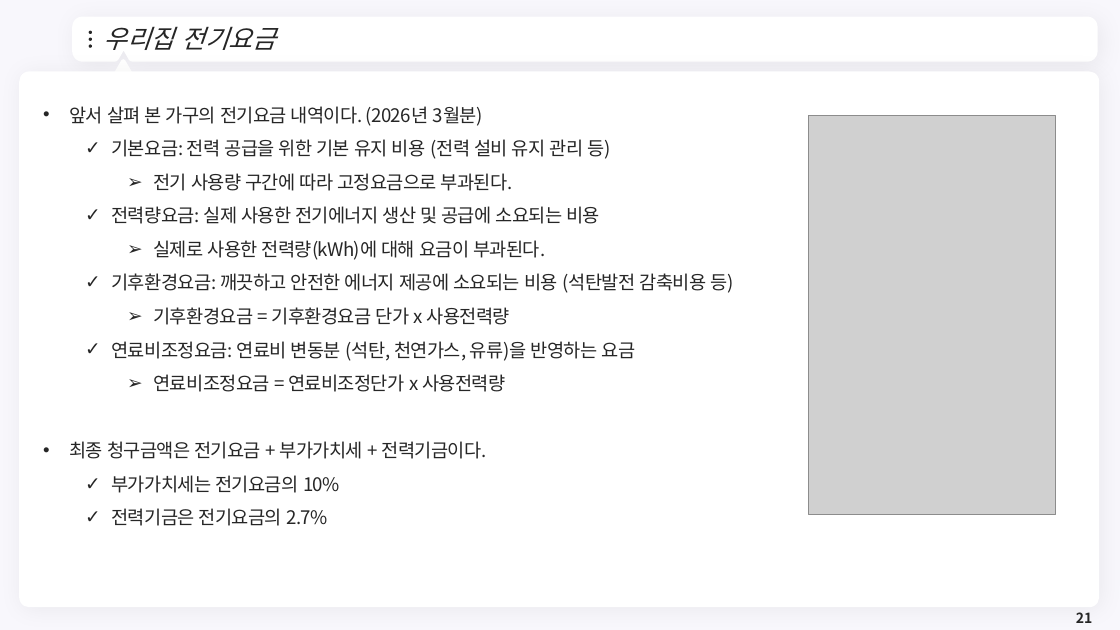
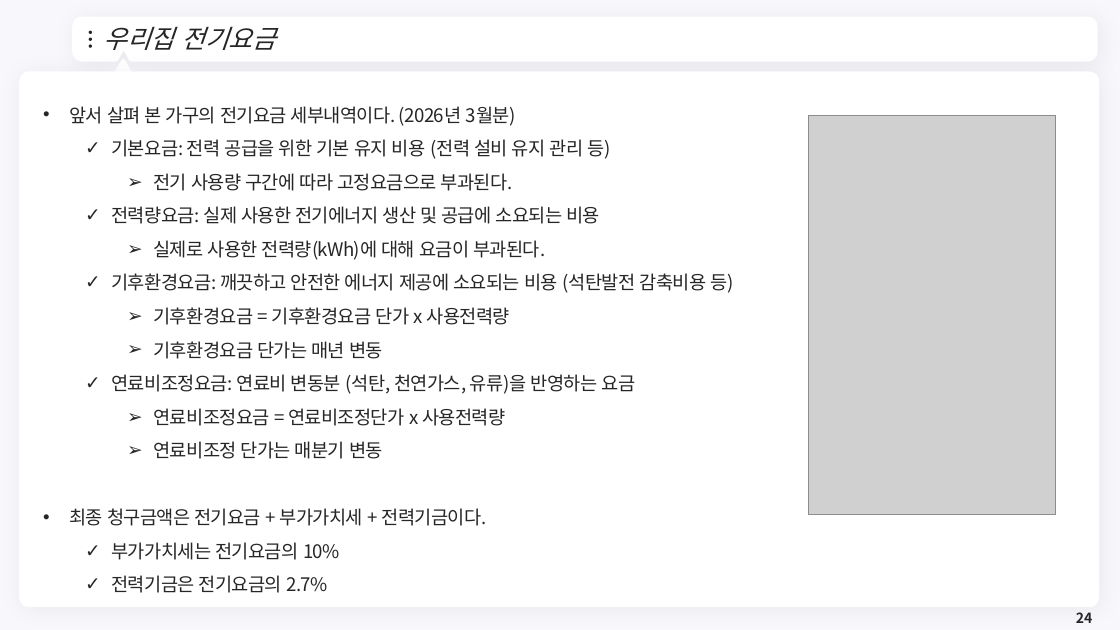
Before and after one commit to meandthey/Teaching, a slide deck: slide 24 of 에너지경제학/자원에너지경제학_Chapter_1.pptx (slide 21 before the commit). Drawn at 1120x630 pixels with LibreOffice and Linux fonts; fonts in the diff are those of the drawing; grey boxes stand for pictures; background and template pictures are left out. Boxes give left, top, right and bottom in pixels: in the first picture for what was removed or moved away, otherwise in the second. Text is boxed around its words. In the diff, an @@ line names an element or a change of style, - is before the commit and + after.

```diff
--- a/에너지경제학/자원에너지경제학_Chapter_1.pptx
+++ b/에너지경제학/자원에너지경제학_Chapter_1.pptx
@@ text at <box>69,106,516,126</box>: text changed @@
-• 앞서 살펴 본 가구의 전기요금 내역이다. (2026년 3월분)
+• 앞서 살펴 본 가구의 전기요금 세부내역이다. (2026년 3월분)
@@ text at <box>153,341,383,359</box>: paragraph added @@
+    ➢ 기후환경요금 단가는 매년 변동
@@ text at <box>153,441,383,459</box>: paragraph added @@
+    ➢ 연료비조정 단가는 매분기 변동
@@ page number at <box>1076,612,1092,623</box>: text changed @@
-21
+24
```
Also in this commit, not shown: 1 other slide changed, 10 slides added, 1 other file.
